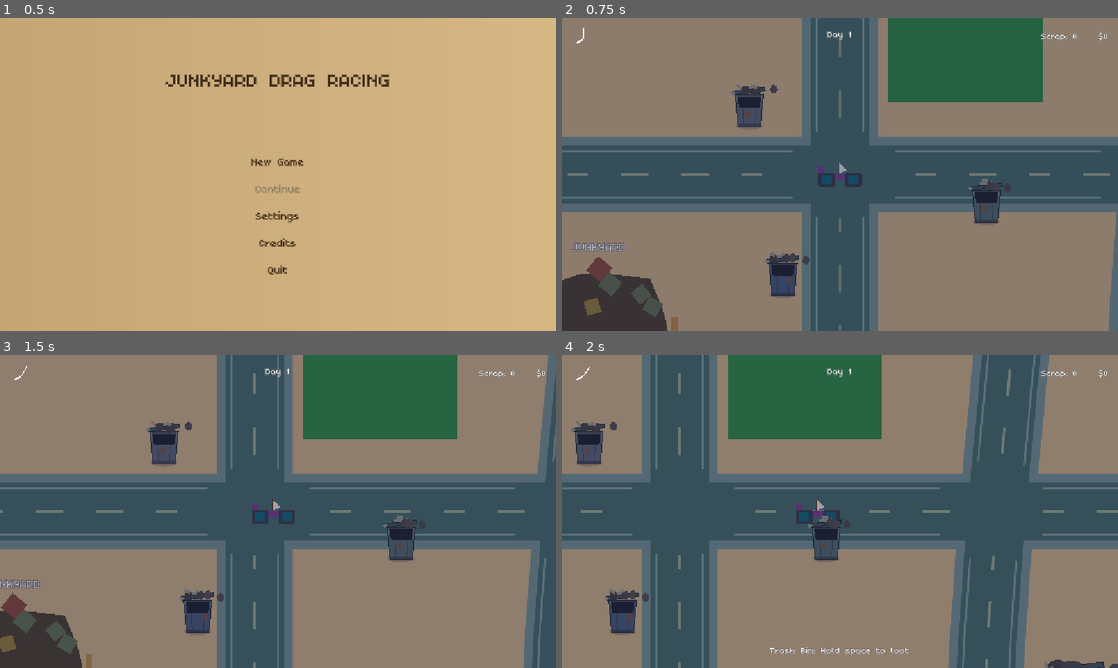
Above: before the commit, frames 1-4 (two rows, left to right).
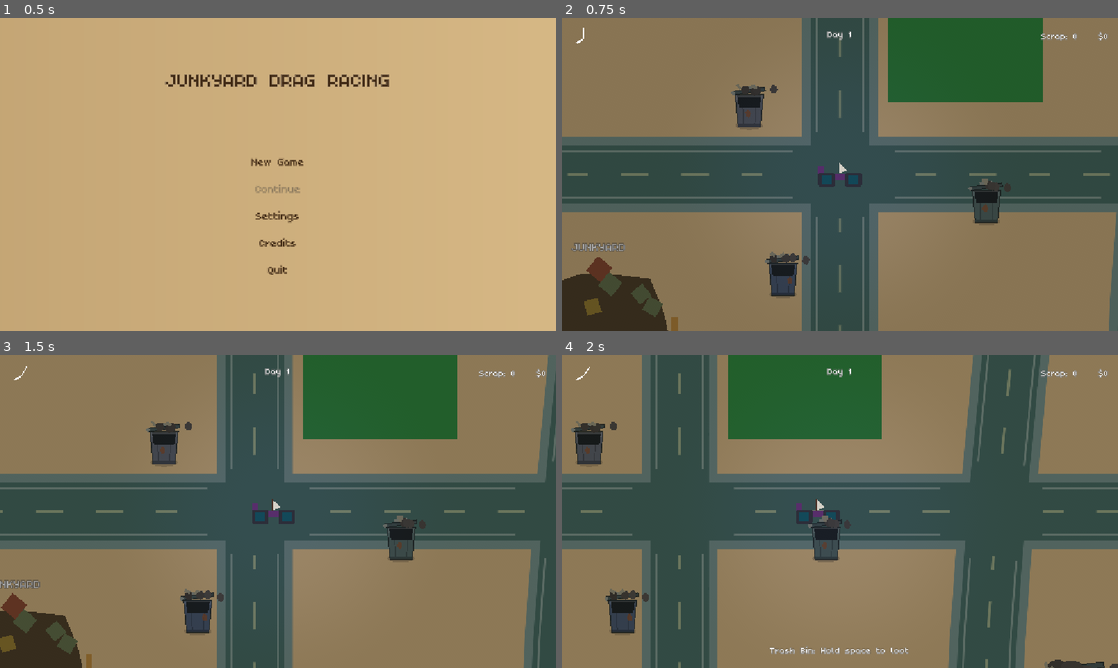
Above: after the commit, the same moments.

Repository: davidkovacwebdev/junkyard-drag-racing
Game: Godot game, scene res://scenes/menu/main_menu.tscn
Same seed, same stepped clock (60 frames per second), same inputs: the game is played once before the commit and once after it.
Inputs (mouse positions are in pixels of both pictures, inside the frame that each line leads up to):
- Up to frame 1 (0.5 s): no input
- Up to frame 2 (0.75 s): click "New Game" at 0.5 s
- Up to frame 3 (1.5 s): tap Enter (ui_accept) at 1.25 s; move the mouse to (400, 495) at 1.27 s; hold Right (ui_right) from 1.28 s (still down); tap K at 1.35 s; click (400, 495) at 1.42 s
- Up to frame 4 (2 s): keep holding Right (ui_right); tap Enter (ui_accept) at 1.52 s

Frame 1 is identical in both runs. In frame 2, 40% of the frame differs, in the area x 0-100%, y 0-100%; in frame 3, less than 0.1%; in frame 4, less than 0.1%.

Commit message:
better night shader

Diff:
--- a/shaders/night_overlay.gdshader
+++ b/shaders/night_overlay.gdshader
@@ -1,12 +1,73 @@
 shader_type canvas_item;
 
-// Full-screen dark-blue tint, faded in/out by NightOverlay from
-// DayNightCycle.get_night_factor(). max_opacity keeps it a tint rather than
-// a blackout — the world stays readable at full night.
+// Night color grade, driven by NightOverlay from DayNightCycle.get_night_factor().
+// Put this on a full-screen ColorRect that sits ABOVE the world but BELOW the HUD
+// (e.g. its own CanvasLayer), since it samples and regrades what's already drawn.
+
+uniform sampler2D screen_tex : hint_screen_texture, filter_linear_mipmap;
+
+// --- Driven from script ---
 uniform float night_factor : hint_range(0.0, 1.0) = 0.0;
-uniform vec4 night_color : source_color = vec4(0.05, 0.08, 0.28, 1.0);
-uniform float max_opacity : hint_range(0.0, 1.0) = 0.7;
+
+// --- Overall look ---
+// Multiplied into the scene: this is the "moonlight" color, not a flat overlay.
+uniform vec4 night_color : source_color = vec4(0.42, 0.52, 0.95, 1.0);
+// Max blend between the day image and the night grade (keeps the world readable).
+uniform float max_opacity : hint_range(0.0, 1.0) = 0.9;
+// How much the scene darkens at full night.
+uniform float darkness : hint_range(0.0, 1.0) = 0.5;
+// How much color drains away at full night.
+uniform float desaturation : hint_range(0.0, 1.0) = 0.45;
+// Blue-ish lift in the shadows so blacks never go dead.
+uniform vec4 shadow_tint : source_color = vec4(0.03, 0.05, 0.14, 1.0);
+
+// --- Light preservation (torches, windows, glowing things) ---
+uniform float light_threshold : hint_range(0.0, 1.0) = 0.6;
+uniform float light_preserve : hint_range(0.0, 1.0) = 0.85;
+
+// --- Vignette ---
+uniform float vignette_strength : hint_range(0.0, 1.0) = 1;
+uniform float vignette_inner : hint_range(0.0, 1.0) = 0.1;   // was 0.25
+uniform float vignette_outer : hint_range(0.0, 1.5) = 0.6;   // was 0.85
+
+// --- Transition ---
+// 1.0 = plain smoothstep ease. Higher = holds the day look longer before fading.
+uniform float fade_curve : hint_range(0.5, 3.0) = 1.0;
+
+// Interleaved gradient noise: cheap, stable dither with no visible pattern.
+float ign(vec2 p) {
+	return fract(52.9829189 * fract(dot(p, vec2(0.06711056, 0.00583715))));
+}
 
 void fragment() {
-	COLOR = vec4(night_color.rgb, night_color.a * night_factor * max_opacity);
+	vec3 src = textureLod(screen_tex, SCREEN_UV, 0.0).rgb;
+
+	// Eased strength so dusk/dawn don't feel linear.
+	float t = smoothstep(0.0, 1.0, pow(night_factor, fade_curve));
+	float strength = t * max_opacity;
+
+	float lum = dot(src, vec3(0.299, 0.587, 0.114));
+
+	// 1) Drain color.
+	vec3 grade = mix(src, vec3(lum), desaturation);
+
+	// 2) Moonlight multiply + darken, then lift shadows toward a cool tint.
+	grade *= night_color.rgb * (1.0 - darkness);
+	grade += shadow_tint.rgb * (1.0 - lum);
+
+	// 3) Bright pixels resist the night, so light sources still pop.
+	float glow = smoothstep(light_threshold, 1.0, lum);
+	grade = mix(grade, src, glow * light_preserve);
+
+	// 4) Vignette (aspect-corrected so it's round, not oval).
+	vec2 uv = SCREEN_UV - 0.5;
+	uv.x *= SCREEN_PIXEL_SIZE.y / SCREEN_PIXEL_SIZE.x;
+	float vig = smoothstep(vignette_inner, vignette_outer, length(uv));
+	grade *= 1.0 - vig * vignette_strength;
+
+	// 5) Blend with the day image, then dither to kill banding.
+	vec3 result = mix(src, grade, strength);
+	result += (ign(FRAGCOORD.xy) - 0.5) / 255.0 * 2.0 * strength;
+
+	COLOR = vec4(result, 1.0);
 }
